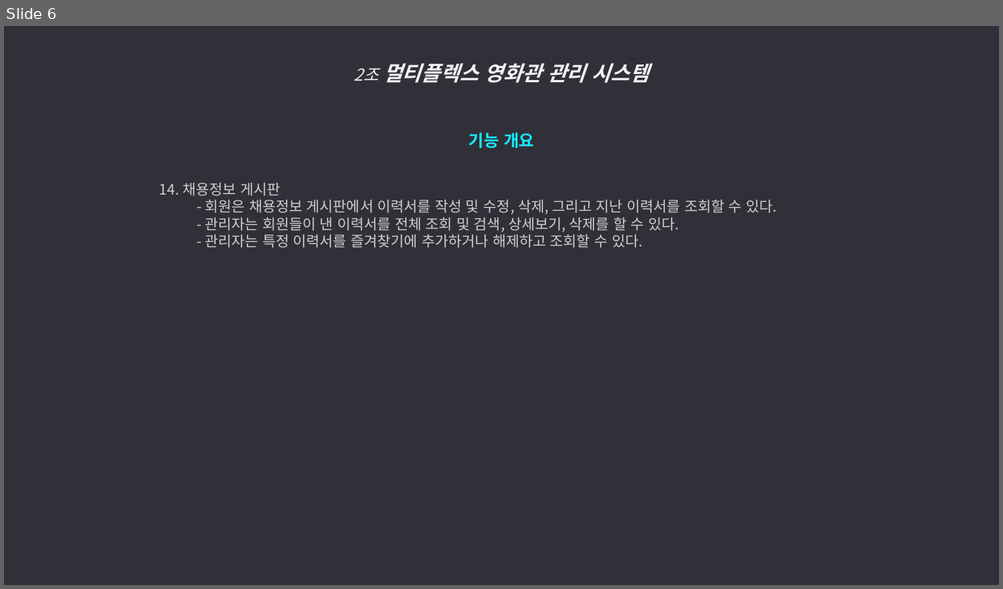
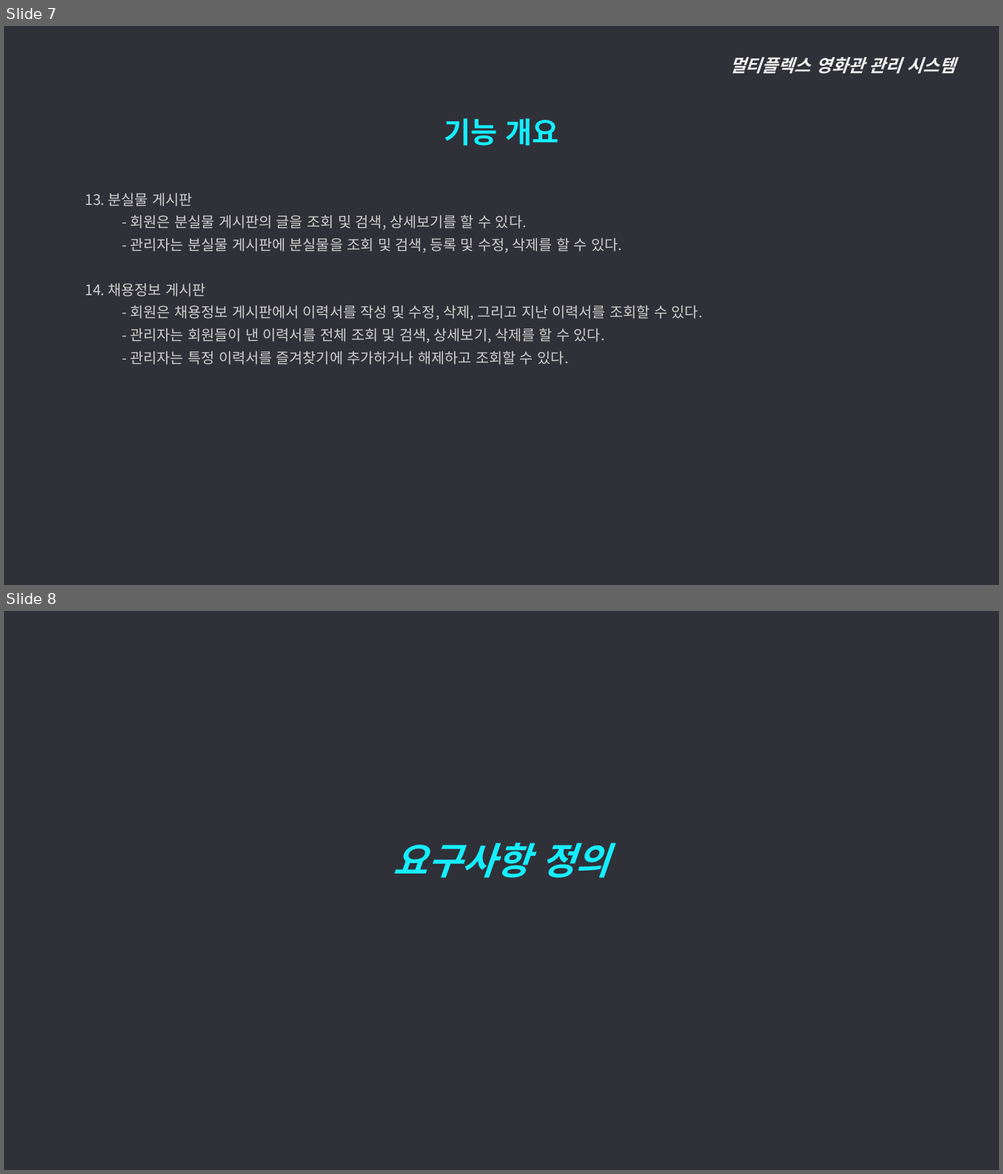
Before and after one commit to ywc-412/MultiplexTeamProject, a slide deck: 2조 시스템개요, 요구사항 정의.pptx. Shown one above the other, each under a label of ours: slide 6 before the commit, slides 7 and 8 after it. The pictures are 1003x589 and 1003x1174 pixels, drawn with LibreOffice and Linux fonts; fonts in the diff are those of the drawing. Boxes give left, top, right and bottom in pixels: in the first picture for what was removed or moved away, otherwise in the second. Text is boxed around its words. In the diff, an @@ line names an element or a change of style, - is before the commit and + after.

Commit message:
요구사항정의 추가

```diff
--- a/2조 시스템개요, 요구사항 정의.pptx
+++ b/2조 시스템개요, 요구사항 정의.pptx
@@ slide 8 added at (4, 611, 999, 1170), background #303038 @@
@@ text added at (393, 843, 609, 878), 36 pt, text #15EEFF, bold, italic @@
+요구사항 정의
@@ what was slide 6 is now slide 7 @@
@@ slide 7 changed as well @@
@@ text at (729, 57, 955, 73): text changed; size 20 to 17 pt @@
-2조 멀티플렉스 영화관 관리 시스템
+멀티플렉스 영화관 관리 시스템
@@ text added at (444, 118, 558, 146), 28 pt, text #15EEFF, bold @@
+기능 개요
@@ text "13. 분실물 게시판": place and size @@
-text "13. 분실물 게시판" at (159, 133, 777, 248)
+text "13. 분실물 게시판" at (85, 193, 703, 365)
@@ text at (85, 193, 622, 253): text changed; size 16 to 14 pt; text colour #15EEFF to #D0CECE; bold off @@
-기능 개요
+  13. 분실물 게시판
+    - 회원은 분실물 게시판의 글을 조회 및 검색, 상세보기를 할 수 있다.
+    - 관리자는 분실물 게시판에 분실물을 조회 및 검색, 등록 및 수정, 삭제를 할 수 있다.
@@ text at (85, 284, 703, 365): list level 4 to 2 in "14. 채용정보 게시판"; line spacing 1 to 1.3; list level 5 to 3 in "- 회원은 채용정보 게시판에서 이력서를 ..."; list level 5 to 3 in "- 관리자는 회원들이 낸 이력서를 ..."; list level 5 to 3 in "- 관리자는 특정 이력서를 즐겨찾기에 ..." @@
```
Also in this commit, not shown: 5 other slides changed, 10 other slides added, 1 other file.
